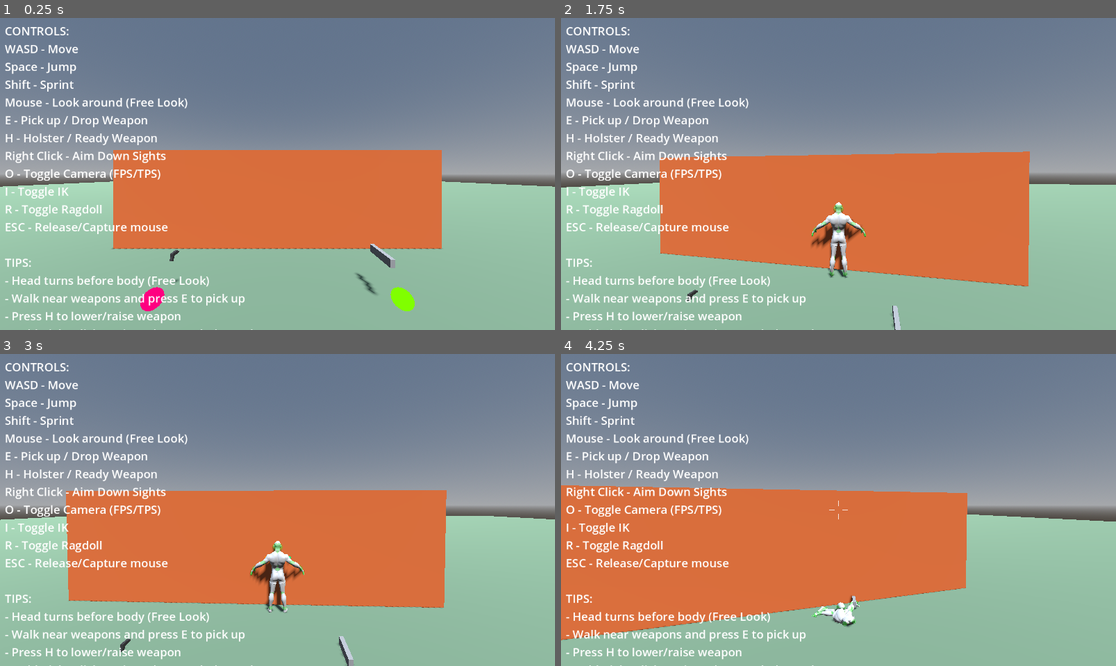
Above: before the commit, frames 1-4 (two rows, left to right).
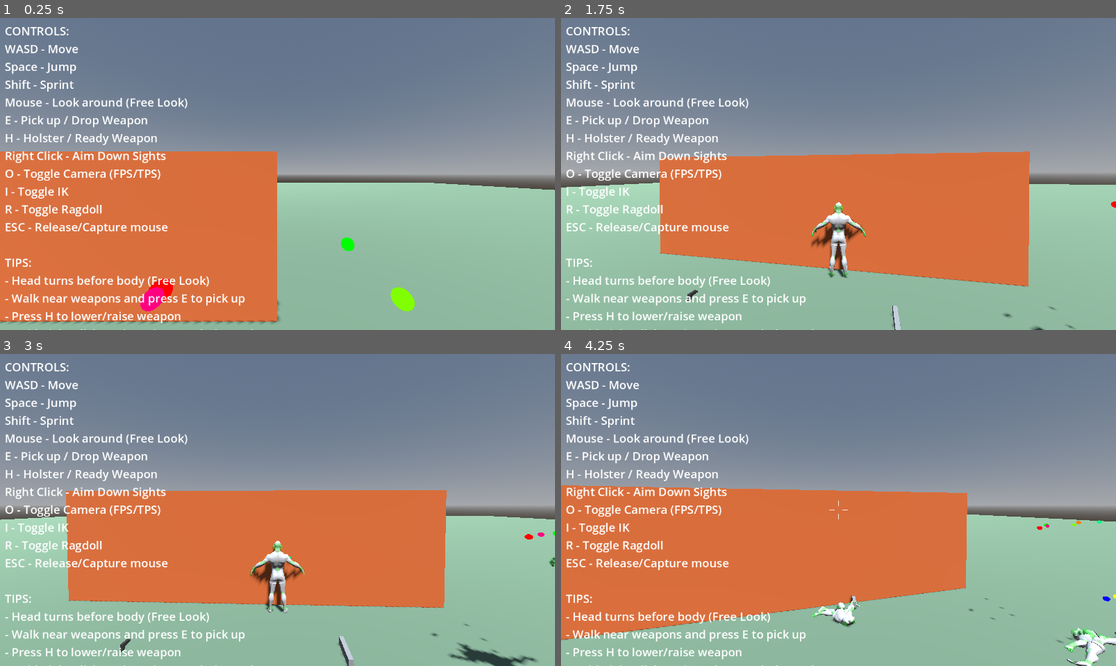
Above: after the commit, the same moments.

Repository: lmf-git/fpsikanimragdoll
Game: Godot game, scene res://world.tscn
The game is run twice, just before and just after one commit, with the same random seed, the same clock (stepped at 60 frames per second) and the same inputs.
Inputs (mouse positions are in pixels of both pictures, inside the frame that each line leads up to):
- Up to frame 1 (0.25 s): no input
- Up to frame 2 (1.75 s): tap Enter at 0.5 s; move the mouse to (866, 174) at 0.52 s; hold Shift (sprint) 0.53-1.28 s; hold W (move_forward) from 0.53 s (still down); click (866, 174) at 0.67 s; tap Space (jump) at 0.77, 1.52 s; move the mouse to (810, 174) at 1.27 s; tap O (toggle_camera) at 1.35 s
- Up to frame 3 (3 s): keep holding W (move_forward); move the mouse to (288, 503) at 2.02 s; hold I (toggle_ik) 2.03-2.78 s; move the mouse to (271, 516) at 2.77 s; tap R (toggle_ragdoll) at 2.85 s; click (271, 516) at 2.92 s
- Up to frame 4 (4.25 s): keep holding W (move_forward); tap Space (jump) at 3.02, 3.77 s; move the mouse to (877, 513) at 3.52 s; tap E at 3.6 s

The runs differ from the first frame. In frame 1, 27% of the frame differs, in the area x 0-100%, y 42-98%; in frame 2, less than 0.1%; in frame 3, 0.6%; in frame 4, 0.7%.

Commit message:
Add visible dummy target to world scene for ragdoll testing
- Add DummyTarget instance to world.tscn at position (5, 1, -2)
- DummyTarget uses dummy_target.gd script which extends CharacterController
- Provides a shootable target for testing partial ragdoll physics
- Target will respond to hits with ragdoll on hit bones and auto-recover

Diff:
--- a/world.tscn
+++ b/world.tscn
@@ -1,8 +1,9 @@
-[gd_scene load_steps=8 format=3 uid="uid://world001"]
+[gd_scene load_steps=9 format=3 uid="uid://world001"]
 
 [ext_resource type="PackedScene" uid="uid://character001" path="res://character.tscn" id="1"]
 [ext_resource type="PackedScene" uid="uid://pistol001" path="res://pistol.tscn" id="2"]
 [ext_resource type="PackedScene" uid="uid://rifle001" path="res://rifle.tscn" id="3"]
+[ext_resource type="Script" path="res://dummy_target.gd" id="4"]
 
 [sub_resource type="LabelSettings" id="LabelSettings_1"]
 font_size = 24
@@ -65,6 +66,10 @@
 
 [node name="Character" parent="." instance=ExtResource("1")]
 transform = Transform3D(1, 0, 0, 0, 1, 0, 0, 0, 1, 0, 1, 0)
+
+[node name="DummyTarget" parent="." instance=ExtResource("1")]
+transform = Transform3D(1, 0, 0, 0, 1, 0, 0, 0, 1, 5, 1, -2)
+script = ExtResource("4")
 
 [node name="TestBoxes" type="Node3D" parent="."]
 
